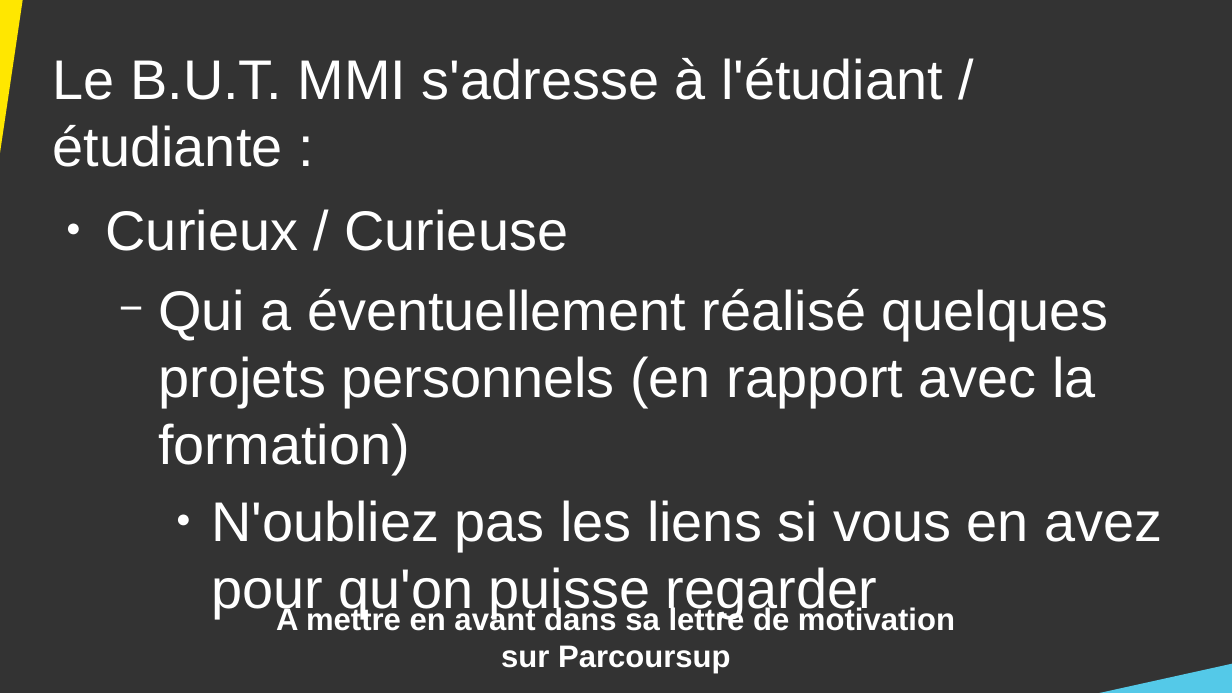
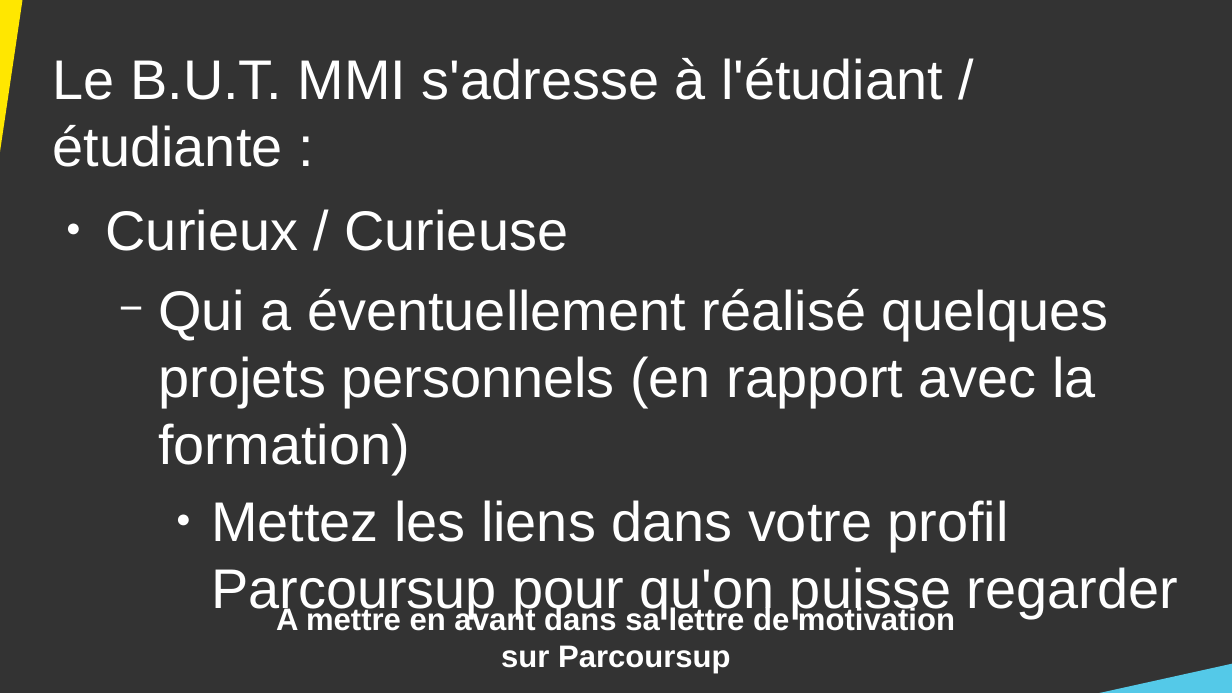
Before and after one commit to DanYellow/cours, a slide deck: slide 26 of presentation-formation-mmi/presentation.odp (slide 22 before the commit). Drawn at 1232x693 pixels with LibreOffice and Linux fonts; fonts in the diff are those of the drawing. Boxes give left, top, right and bottom in pixels: in the first picture for what was removed or moved away, otherwise in the second. Text is boxed around its words. In the diff, an @@ line names an element or a change of style, - is before the commit and + after.

```diff
--- a/presentation-formation-mmi/presentation.odp
+++ b/presentation-formation-mmi/presentation.odp
@@ text at bbox=[211, 500, 1178, 618]: text changed @@
-    ● N'oubliez pas les liens si vous en avez pour qu'on puisse regarder
+    ● Mettez les liens dans votre profil Parcoursup pour qu'on puisse regarder
```
Also in this commit, not shown: 9 other slides changed, 4 slides added, 7 other files.
